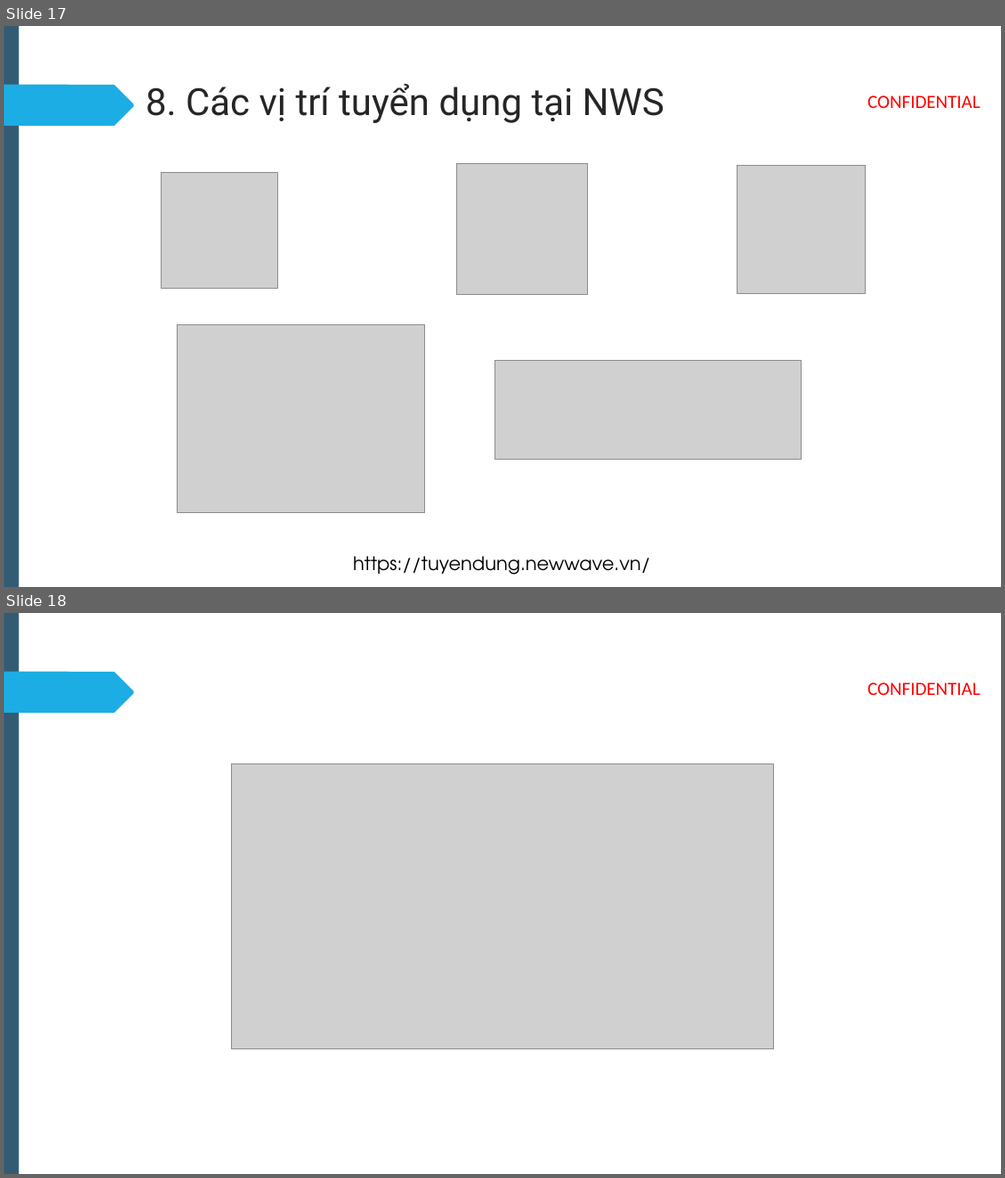
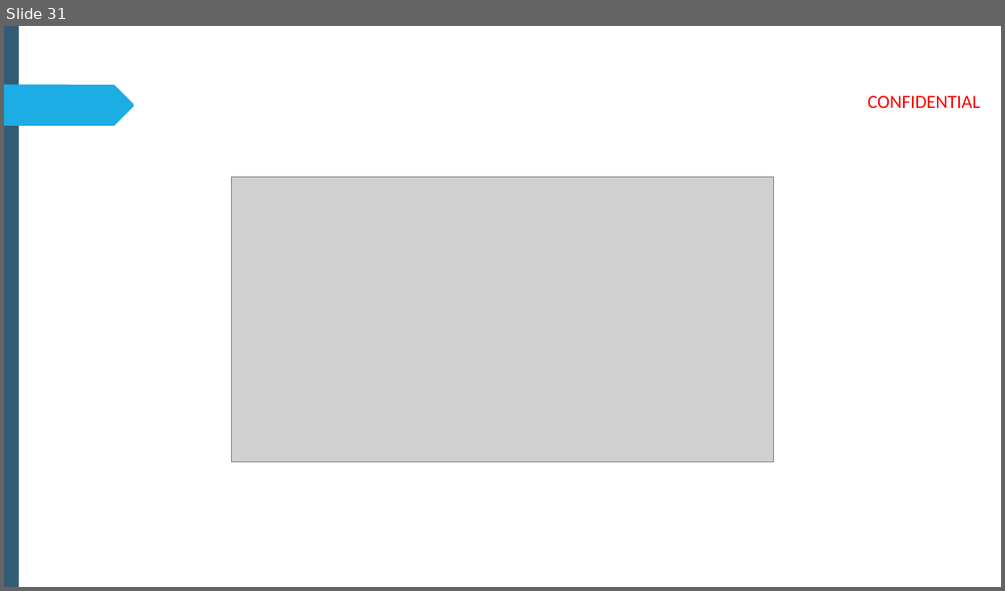
Before and after one commit to Linh-dev/Linq-CSharp, a slide deck: NWS_INTRO_WebDeveloperRoadmap.pptx. Shown one above the other, each under a label of ours: slides 17 and 18 before the commit, slide 31 after it. The pictures are 1005x1178 and 1005x591 pixels, drawn with LibreOffice and Linux fonts; fonts in the diff are those of the drawing; grey boxes stand for pictures; background and template pictures are left out. Boxes give left, top, right and bottom in pixels: in the first picture for what was removed or moved away, otherwise in the second. Text is boxed around its words. In the diff, an @@ line names an element or a change of style, - is before the commit and + after.

```diff
--- a/NWS_INTRO_WebDeveloperRoadmap.pptx
+++ b/NWS_INTRO_WebDeveloperRoadmap.pptx
@@ slide 17 removed at bbox=[4, 26, 1001, 587], background #FFFFFF; not listed: 3 template elements that a slide beside it also shows @@
@@ title removed at bbox=[146, 84, 664, 123] @@
-8. Các vị trí tuyển dụng tại NWS
@@ picture removed at bbox=[161, 172, 278, 289] @@
@@ picture removed at bbox=[456, 164, 587, 295] @@
@@ picture removed at bbox=[736, 165, 866, 294] @@
@@ picture removed at bbox=[178, 324, 425, 512] @@
@@ picture removed at bbox=[495, 361, 801, 459] @@
@@ text removed at bbox=[353, 556, 650, 574] @@
-https://tuyendung.newwave.vn/
@@ what was slide 18 is now slide 31 @@
```
Also in this commit, not shown: 2 slides changed, 27 slides added, 13 other slides removed, 6 other files.
